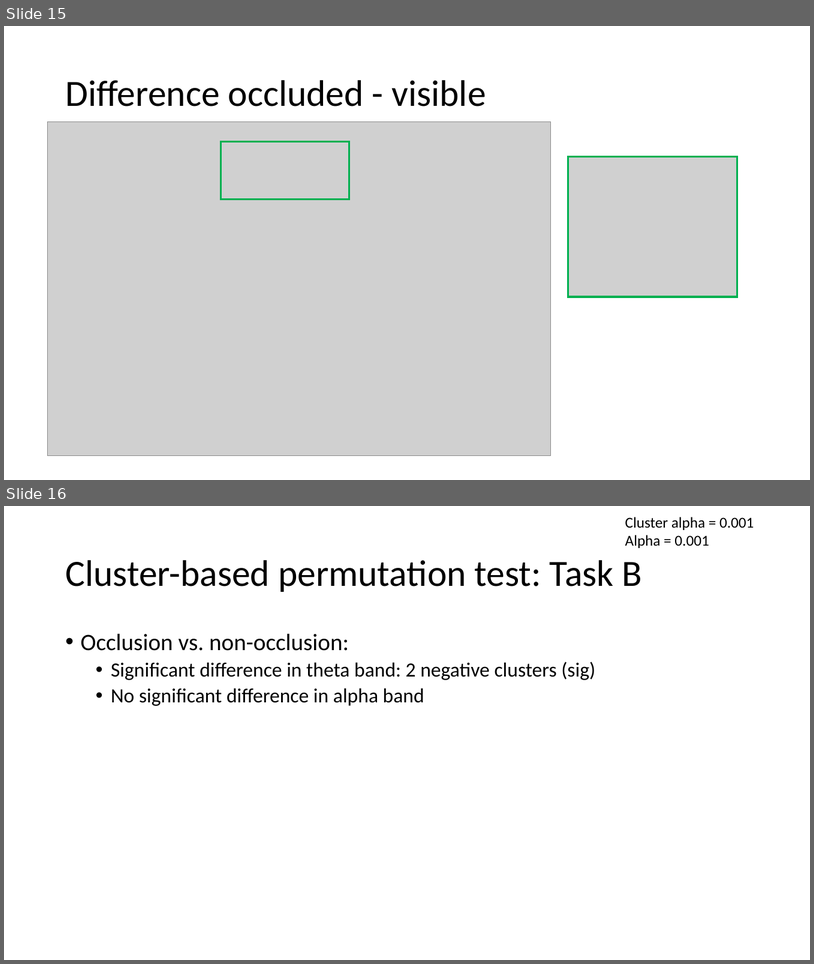
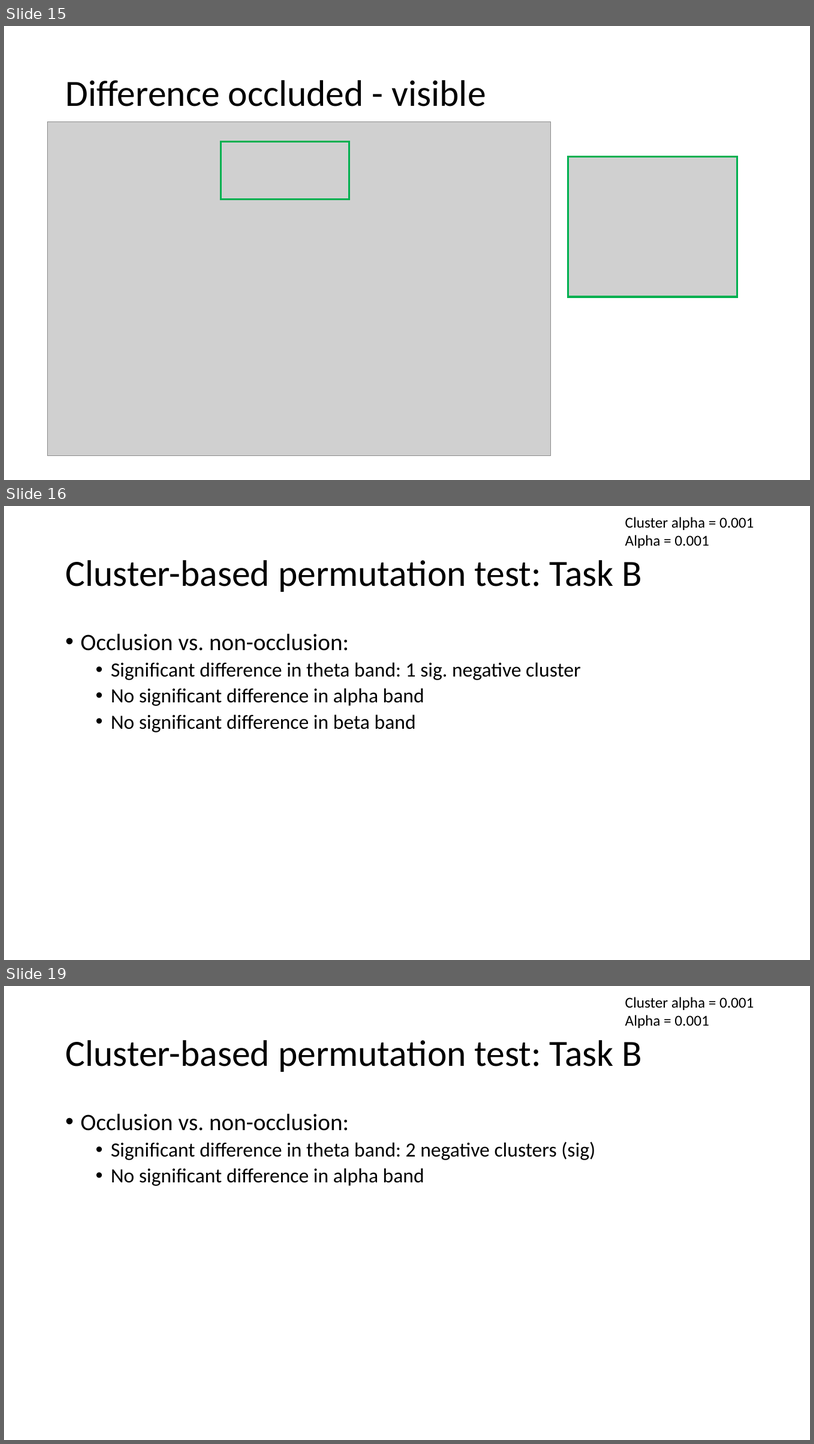
Before and after one commit to SaWilk/Emulation-Data-Analysis, a slide deck: 220826_update_dataanalyses.pptx. Shown one above the other, each under a label of ours: slides 15 and 16 before the commit, slides 15, 16 and 19 after it; the slides between them are not shown. The pictures are 814x964 and 814x1444 pixels, drawn with LibreOffice and Linux fonts; fonts in the diff are those of the drawing; grey boxes stand for pictures. Boxes give left, top, right and bottom in pixels: in the first picture for what was removed or moved away, otherwise in the second. Text is boxed around its words. In the diff, an @@ line names an element or a change of style, - is before the commit and + after.

```diff
--- a/220826_update_dataanalyses.pptx
+++ b/220826_update_dataanalyses.pptx
@@ slide 16 added at <box>4,506,810,960</box>, background #FFFFFF @@
@@ text added at <box>626,517,754,548</box>, 18 pt, text #000000 @@
+Cluster alpha = 0.001
+Alpha = 0.001
@@ title added at <box>65,560,642,592</box>, 44 pt, text #000000 @@
+Cluster-based permutation test: Task B
@@ text added at <box>81,633,581,732</box>, 24 pt, text #000000 @@
+• Occlusion vs. non-occlusion:
+  • Significant difference in theta band: 1 sig. negative cluster
+  • No significant difference in alpha band
+  • No significant difference in beta band
@@ what was slide 16 is now slide 19 @@
```
Also in this commit, not shown: 2 slides changed, 2 other slides added, 5 other files.
